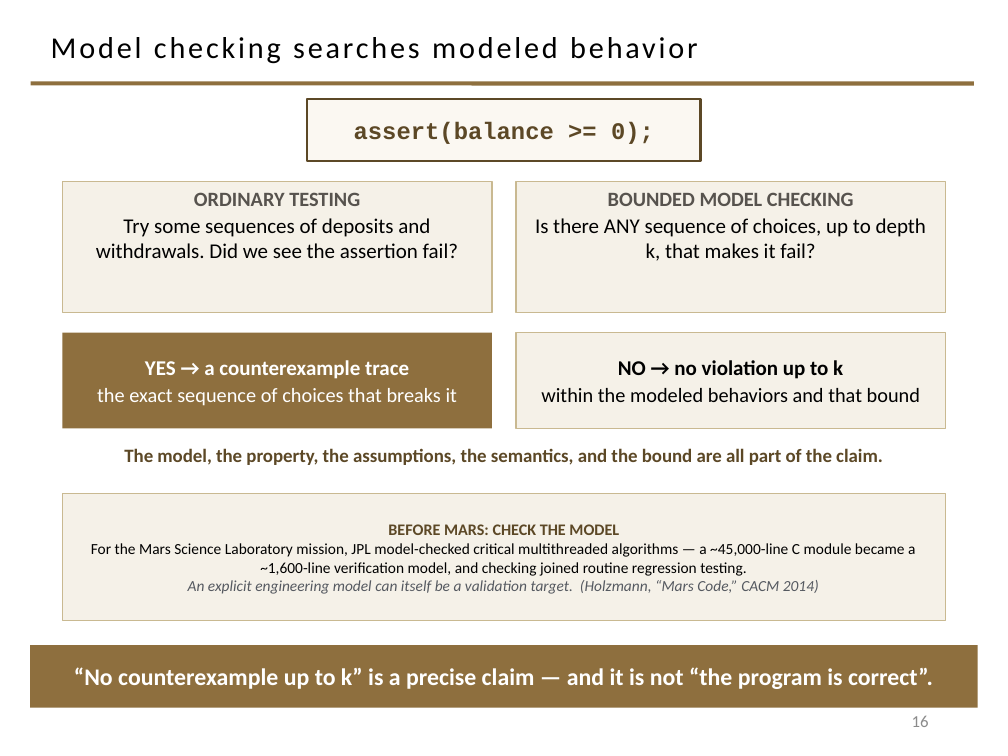
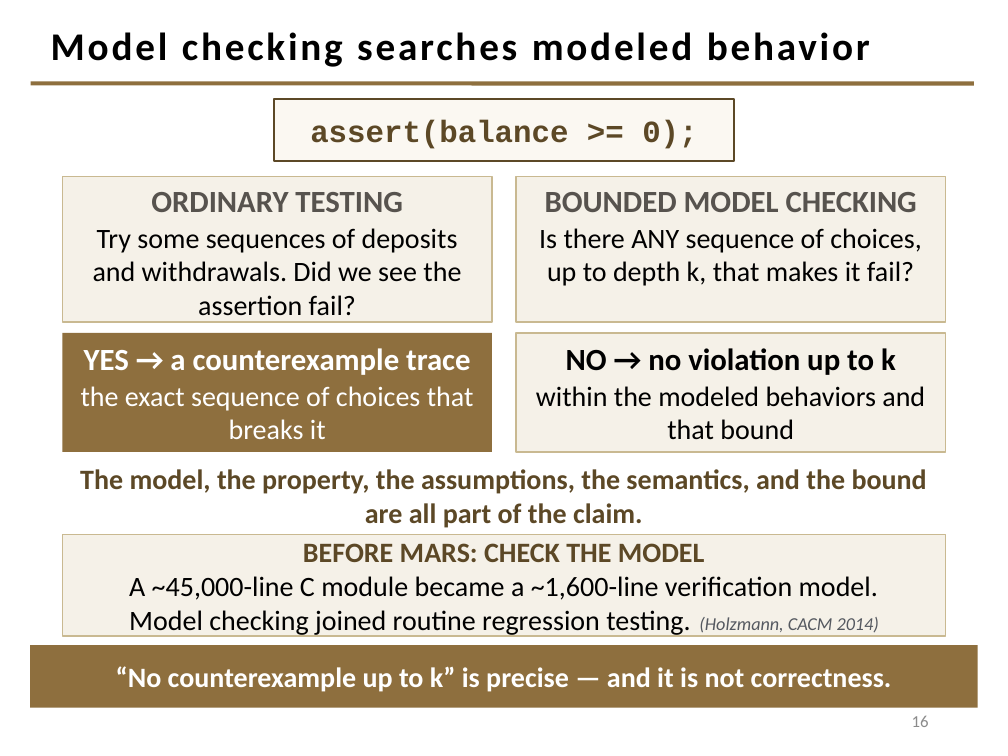
Before and after one commit to davisjam/model-based-agentic-software-engineering, a slide deck: slide 16 of course/lectures/act-1-foundations/08-validation/1-8-Validation.pptx. Drawn at 1008x756 pixels with LibreOffice and Linux fonts; fonts in the diff are those of the drawing; background and template pictures are left out. Boxes give left, top, right and bottom in pixels: in the first picture for what was removed or moved away, otherwise in the second. Text is boxed around its words. In the diff, an @@ line names an element or a change of style, - is before the commit and + after.

```diff
--- a/course/lectures/act-1-foundations/08-validation/1-8-Validation.pptx
+++ b/course/lectures/act-1-foundations/08-validation/1-8-Validation.pptx
@@ title "Model checking searches modeled behavior" at (51, 32, 870, 67): size 21.6 to 28 pt, bold on @@
@@ rectangle "assert(balance >= 0);": place and size @@
-rectangle "assert(balance >= 0);" at (307, 99, 701, 161)
+rectangle "assert(balance >= 0);" at (274, 99, 734, 161)
@@ rectangle "assert(balance >= 0);" at (274, 99, 734, 161): size 17 to 22 pt @@
@@ rectangle "ORDINARY TESTING": place and size @@
-rectangle "ORDINARY TESTING" at (62, 181, 492, 312)
+rectangle "ORDINARY TESTING" at (62, 176, 492, 322)
@@ rectangle "ORDINARY TESTING" at (62, 176, 492, 322): size 14.5 to 22 pt in "ORDINARY TESTING"; size 15 to 20 pt in "Try some sequences of deposits and withdrawals. ..." @@
@@ rectangle "BOUNDED MODEL CHECKING": place and size @@
-rectangle "BOUNDED MODEL CHECKING" at (516, 181, 946, 312)
+rectangle "BOUNDED MODEL CHECKING" at (516, 176, 946, 322)
@@ rectangle "BOUNDED MODEL CHECKING" at (516, 176, 946, 322): size 14.5 to 22 pt in "BOUNDED MODEL CHECKING"; size 15 to 20 pt in "Is there ANY sequence of choices, up ..." @@
@@ rectangle "YES → a counterexample trace": place and size @@
-rectangle "YES → a counterexample trace" at (62, 333, 492, 428)
+rectangle "YES → a counterexample trace" at (62, 333, 492, 452)
@@ rectangle "YES → a counterexample trace" at (62, 333, 492, 452): size 15 to 22 pt in "YES → a counterexample trace"; size 14.5 to 20 pt in "the exact sequence of choices that breaks ..." @@
@@ rectangle "NO → no violation up ...": place and size @@
-rectangle "NO → no violation up ..." at (516, 333, 946, 428)
+rectangle "NO → no violation up ..." at (516, 333, 946, 452)
@@ rectangle "NO → no violation up ..." at (516, 333, 946, 452): size 15 to 22 pt in "NO → no violation up to k"; size 14.5 to 20 pt in "within the modeled behaviors and that bound" @@
@@ text "The model, the property, the ...": place and size @@
-text "The model, the property, the ..." at (124, 448, 883, 465)
+text "The model, the property, the ..." at (80, 469, 927, 528)
@@ text "The model, the property, the ..." at (80, 469, 927, 528): size 13.5 to 20 pt @@
@@ rectangle "BEFORE MARS: CHECK THE MODEL": place and size @@
-rectangle "BEFORE MARS: CHECK THE MODEL" at (62, 494, 946, 621)
+rectangle "BEFORE MARS: CHECK THE MODEL" at (62, 534, 946, 636)
@@ text in rectangle at (303, 543, 705, 562): size 11.5 to 20 pt in "BEFORE MARS: CHECK THE MODEL" @@
@@ text in rectangle at (129, 576, 879, 636): text changed; size 11 to 20 pt @@
-For the Mars Science Laboratory mission, JPL model-checked critical multithreaded algorithms — a ~45,000-line C module became a ~1,600-line verification model, and checking joined routine regression testing.
-An explicit engineering model can itself be a validation target. (Holzmann, “Mars Code,” CACM 2014)
+A ~45,000-line C module became a ~1,600-line verification model.
+Model checking joined routine regression testing. (Holzmann, CACM 2014)
@@ text in rectangle at (116, 666, 892, 692): text changed; size 17 to 20 pt @@
-“No counterexample up to k” is a precise claim — and it is not “the program is correct”.
+“No counterexample up to k” is precise — and it is not correctness.
```
Also in this commit, not shown: 26 other slides changed, 1 slide added, 1 slide removed.
